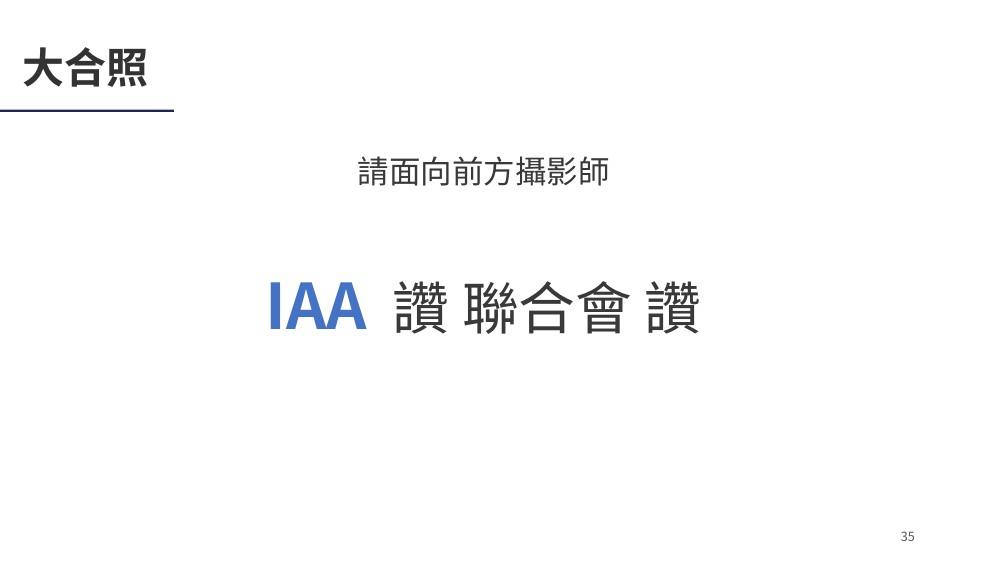
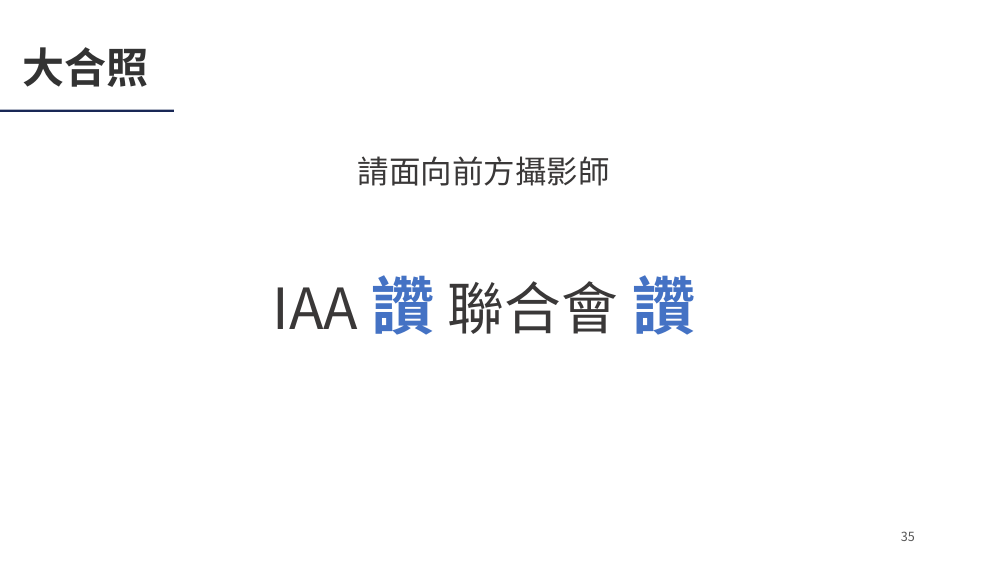
Before and after one commit to Ericliang680928/IAA, a slide deck: slide 35 of 20261204/agm/IAA會員大會簡報_20261204.pptx. Drawn at 1008x567 pixels with LibreOffice and Linux fonts; fonts in the diff are those of the drawing; background and template pictures are left out. Boxes give left, top, right and bottom in pixels: in the first picture for what was removed or moved away, otherwise in the second. Text is boxed around its words. In the diff, an @@ line names an element or a change of style, - is before the commit and + after.

```diff
--- a/20261204/agm/IAA會員大會簡報_20261204.pptx
+++ b/20261204/agm/IAA會員大會簡報_20261204.pptx
@@ text "IAA 讚 聯合會 讚" at [273,275,695,335]: size 60 to 54 pt, text colour #4472C4 to #3A3838, bold off in "IAA"; size 54 to 60 pt, text colour #3A3838 to #4472C4, bold on in "讚 讚" @@
```
Also in this commit, not shown: 16 other slides changed, 3 other files.
